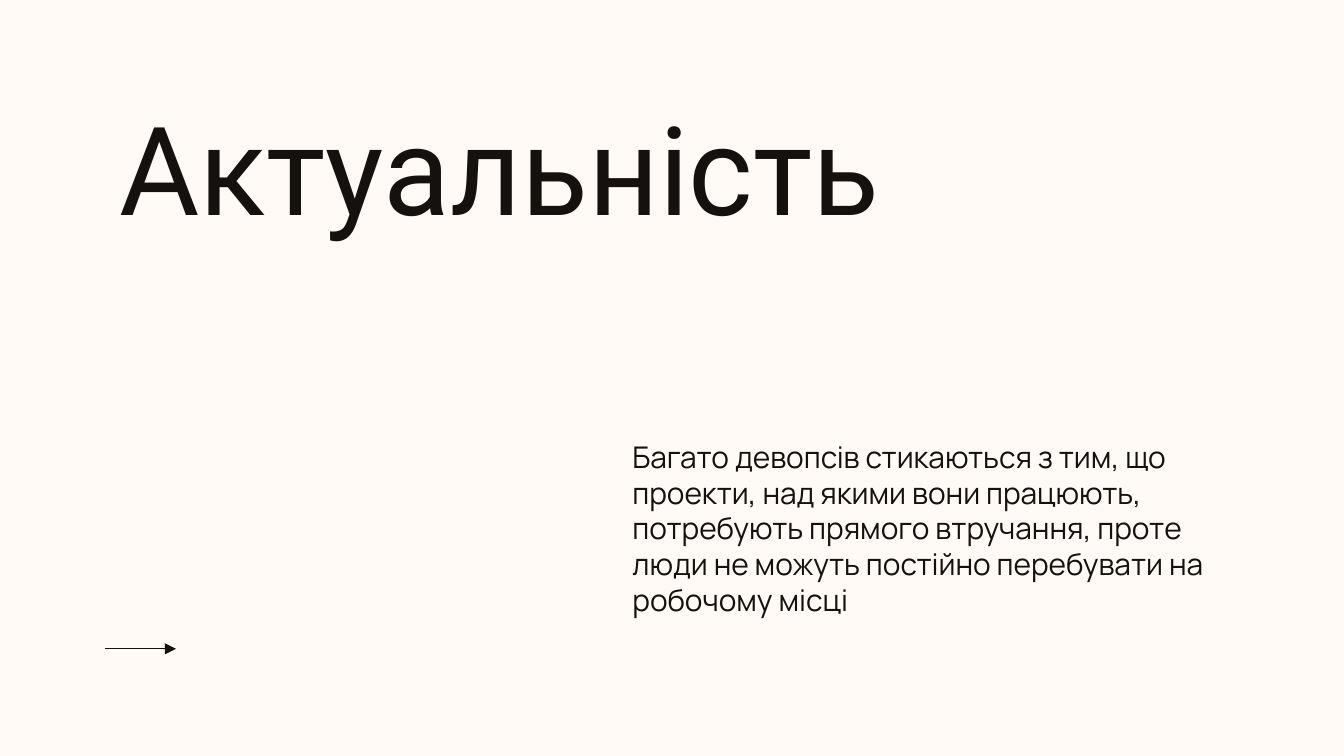
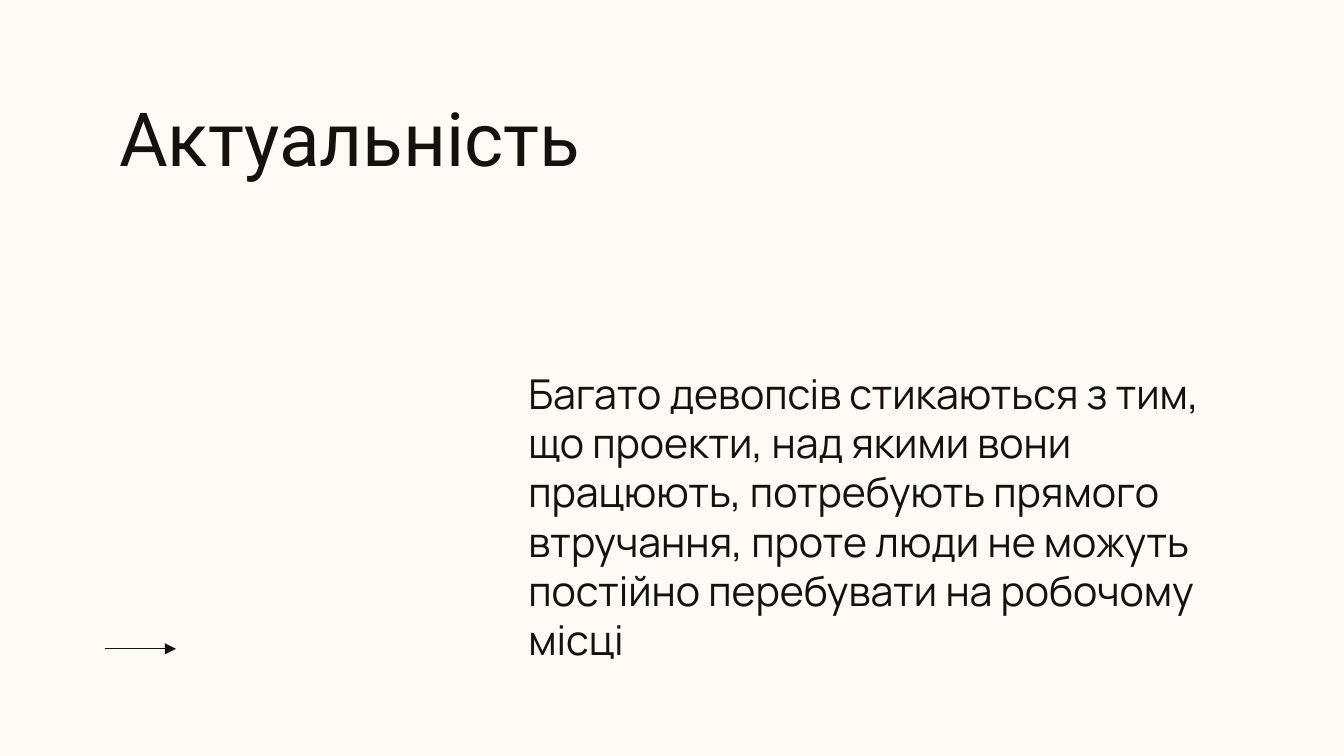
Before and after one commit to johnburitto/VMControlPanel, a slide deck: slide 2 of Презентація.pptx. Drawn at 1344x756 pixels with LibreOffice and Linux fonts; fonts in the diff are those of the drawing; background and template pictures are left out. Boxes give left, top, right and bottom in pixels: in the first picture for what was removed or moved away, otherwise in the second. Text is boxed around its words. In the diff, an @@ line names an element or a change of style, - is before the commit and + after.

```diff
--- a/Презентація.pptx
+++ b/Презентація.pptx
@@ title "Актуальність" at (119, 112, 579, 182): size 66 to 40 pt @@
@@ subtitle "Багато девопсів стикаються з тим, ...": place and size @@
-subtitle "Багато девопсів стикаються з тим, ..." at (632, 446, 1203, 618)
+subtitle "Багато девопсів стикаються з тим, ..." at (528, 379, 1199, 659)
@@ subtitle "Багато девопсів стикаються з тим, ..." at (528, 379, 1199, 659): size 16 to 22 pt @@
```
Also in this commit, not shown: 12 other slides changed, 3 slides added, 8 slides removed, 12 other files.
